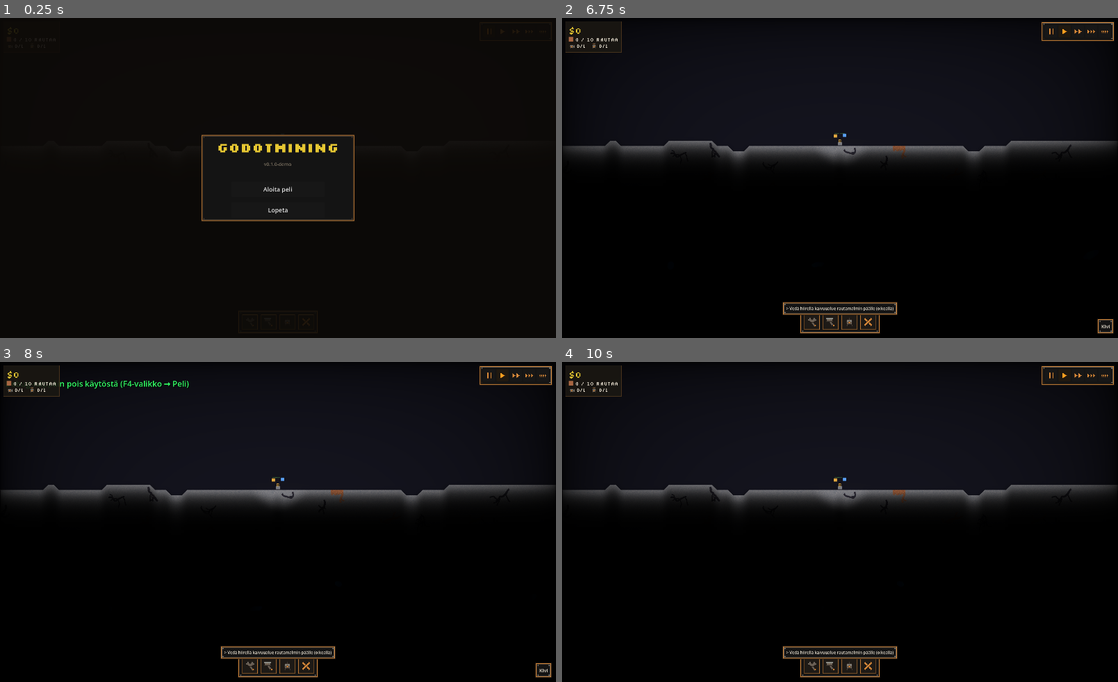
Above: before the commit, frames 1-4 (two rows, left to right).
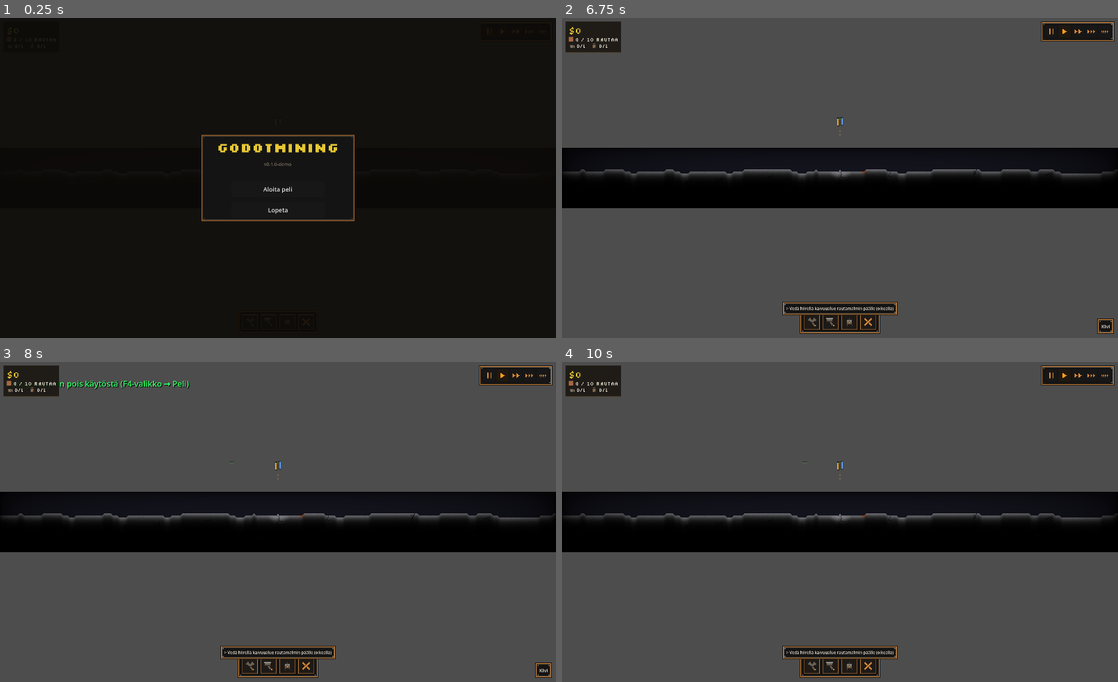
Above: after the commit, the same moments.

Repository: Orveli/GodotMining
Game: Godot game, scene res://scenes/main.tscn
The game is run twice, just before and just after one commit, with the same random seed, the same clock (stepped at 60 frames per second) and the same inputs.
Inputs (mouse positions are in pixels of both pictures, inside the frame that each line leads up to):
- Up to frame 1 (0.25 s): no input
- Up to frame 2 (6.75 s): click (812, 322) at 0.5 s; click (828, 322) at 1.25 s; click (851, 322) at 2 s; click (1051, 30) at 2.77 s; click (1062, 30) at 3.52 s; click (1079, 30) at 4.27 s; click (1090, 30) at 5.02 s; click (1106, 30) at 5.77 s; click "Aloita peli" at 6.5 s
- Up to frame 3 (8 s): tap Enter at 7.25 s; move the mouse to (400, 506) at 7.27 s; hold D from 7.28 s (still down); tap P at 7.35 s; click (400, 506) at 7.42 s
- Up to frame 4 (10 s): release D at 8 s; tap Space at 8, 9.5 s; drag from (728, 538) to (812, 586) at 8.02 s; tap Enter at 8.75 s; move the mouse to (895, 451) at 8.77 s; hold D 8.78-9.5 s; tap 1 at 8.85 s; drag from (812, 586) to (673, 474) at 9.52 s

The runs differ from the first frame. In frame 2, 80% of the frame differs, in the area x 0-100%, y 0-100%; in frame 3, 80%; in frame 4, 80%.

Commit message:
P1: sim wrap (GPU + CPU-CA) + planet_geom.gd + koko 4096x448
- UUSI planet_geom.gd: kanoninen wrap-kontrakti (spec S3/P1 verbatim, 4-space kuten P3)
- simulation.glsl: wrap_x kaikissa x-naapurikohdissa; Margolus-faasi + push constant ennallaan
- pixel_world.gd: SIM_WIDTH=4096 SIM_HEIGHT=448 + _step_cpu_ca peilaa GLSL-wrappayksen

Co-Authored-By: Claude Fable 5 <noreply@anthropic.com>
Claude-Session: https://claude.ai/code/session_013g8DmvZHFxxudy1PsX4hJo

Diff:
--- a/scripts/pixel_world.gd
+++ b/scripts/pixel_world.gd
@@ -29,8 +29,10 @@
 const MAT_COPPER := 20  # Kupari — malmi, syvyysvyöhyke keskisyvä
 const MAT_RARE_EARTH := 21  # Rare earth — harvinaisin ja arvokkain malmi, syvimmällä
 
-const SIM_WIDTH := 1664
-const SIM_HEIGHT := 960
+# Planeetta (SPEC_planet §2.2): x = kulma planeetan ympäri (wräppää saumassa),
+# y = syvyys kohti ydintä (ei wräppää). W parillinen (Margolus-invariantti).
+const SIM_WIDTH := 4096
+const SIM_HEIGHT := 448
 const TOTAL := SIM_WIDTH * SIM_HEIGHT
 const W := SIM_WIDTH
 
@@ -5461,10 +5463,12 @@
 	if _ca_bounds.size.x <= 0 or _ca_bounds.size.y <= 0:
 		return
 	# Rajaa iterointi aktiiviselle alueelle (skenaarioissa muu grid on tyhjaa) — muuten koko
-	# 1664x960 skannaus GDScriptissa olisi liian hidas (~1 fps). Kasitellaan alhaalta ylos, jotta
+	# 4096x448 skannaus GDScriptissa olisi liian hidas (~1 fps). Kasitellaan alhaalta ylos, jotta
 	# kukin solu liikkuu korkeintaan yhden askeleen/frame. Vuorotellaan vaakaskannaus symmetrian vuoksi.
-	var x_lo: int = maxi(_ca_bounds.position.x, 1)                       # x-1 pysyy rajoissa
-	var x_hi: int = mini(_ca_bounds.position.x + _ca_bounds.size.x, W - 1)  # exclusive; x+1 pysyy rajoissa
+	# Planeetta: x-naapurit wräppäävät saumassa (PlanetGeom.wrap_x) — peilaa simulation.glsl:aa.
+	# y-rajat sailyvat (below-rivi pysyy [0,SIM_HEIGHT) sisalla).
+	var x_lo: int = maxi(_ca_bounds.position.x, 0)                       # sallii saumasolun x=0
+	var x_hi: int = mini(_ca_bounds.position.x + _ca_bounds.size.x, W)   # exclusive; sallii saumasolun x=W-1
 	var y_lo: int = maxi(_ca_bounds.position.y, 0)
 	var y_hi: int = mini(_ca_bounds.position.y + _ca_bounds.size.y, SIM_HEIGHT - 1)  # exclusive; below pysyy rajoissa
 	if x_lo >= x_hi or y_lo >= y_hi:
@@ -5473,6 +5477,7 @@
 	var y := y_hi - 1
 	while y >= y_lo:
 		var row := y * W
+		var below_row := row + W
 		var xs := -1 if flip else 1
 		var x := (x_hi - 1) if flip else x_lo
 		var x_end := (x_lo - 1) if flip else x_hi
@@ -5486,25 +5491,32 @@
 				or mat == MAT_COPPER or mat == MAT_RARE_EARTH
 			var liquid := mat == MAT_WATER or mat == MAT_OIL
 			if granular or liquid:
-				var below := idx + W
+				# x-naapurit wräppäävät saumassa (x=0:n vasen = W-1 jne.)
+				var xl := PlanetGeom.wrap_x(x - 1, W)
+				var xr := PlanetGeom.wrap_x(x + 1, W)
+				var below := below_row + x
 				if grid[below] == MAT_EMPTY:
 					_ca_move(idx, below)
 				else:
-					var dl_ok := grid[below - 1] == MAT_EMPTY
-					var dr_ok := grid[below + 1] == MAT_EMPTY
+					var below_l := below_row + xl
+					var below_r := below_row + xr
+					var dl_ok := grid[below_l] == MAT_EMPTY
+					var dr_ok := grid[below_r] == MAT_EMPTY
 					if dl_ok or dr_ok:
 						var go_left := dl_ok
 						if dl_ok and dr_ok:
 							go_left = (randi() & 1) == 0
-						_ca_move(idx, below - 1 if go_left else below + 1)
+						_ca_move(idx, below_l if go_left else below_r)
 					elif liquid:
-						var l_ok := grid[idx - 1] == MAT_EMPTY
-						var r_ok := grid[idx + 1] == MAT_EMPTY
+						var side_l := row + xl
+						var side_r := row + xr
+						var l_ok := grid[side_l] == MAT_EMPTY
+						var r_ok := grid[side_r] == MAT_EMPTY
 						if l_ok or r_ok:
 							var left2 := l_ok
 							if l_ok and r_ok:
 								left2 = (randi() & 1) == 0
-							_ca_move(idx, idx - 1 if left2 else idx + 1)
+							_ca_move(idx, side_l if left2 else side_r)
 			x += xs
 		y -= 1
 
--- /dev/null
+++ b/scripts/planet_geom.gd
@@ -0,0 +1,33 @@
+class_name PlanetGeom
+extends RefCounted
+
+# Wrappaa x-koordinaatin valille [0, w). Toimii myos negatiivisille.
+static func wrap_x(x: int, w: int) -> int:
+    return ((x % w) + w) % w
+
+# Lyhin etumerkillinen x-erotus toruksessa: tulos valilla (-w/2, w/2].
+# Kayta AINA kun lasketaan "suuntaa" tai "etaisyytta" x:ssa (heuristiikka, liike, separaatio).
+static func wrap_dx(from_x: float, to_x: float, w: float) -> float:
+    var d := to_x - from_x
+    d = fposmod(d + w * 0.5, w) - w * 0.5
+    return d
+
+# Lyhin toroidaalinen euklidinen etaisyys (x wrap, y suora).
+static func torus_dist(a: Vector2, b: Vector2, w: float) -> float:
+    var dx := wrap_dx(a.x, b.x, w)
+    var dy := b.y - a.y
+    return sqrt(dx * dx + dy * dy)
+
+# Polaarigeometria (P5/P6 kayttaa). r_surface = w / (2*PI).
+static func r_surface(w: float) -> float:
+    return w / TAU
+
+# grid (x,y) -> napa (kulma rad, sade px). Kulmaan EI lisata kameraoffsettia (se on P5:ssa).
+static func grid_to_polar(gx: float, gy: float, w: float) -> Vector2:
+    return Vector2((gx / w) * TAU, r_surface(w) - gy)
+
+# napa (kulma, sade) -> grid (x wräpätty [0,w), y clampaamaton — kutsuja clamppaa).
+static func polar_to_grid(theta: float, radius: float, w: float) -> Vector2:
+    var gx := fposmod(theta / TAU * w, w)
+    var gy := r_surface(w) - radius
+    return Vector2(gx, gy)
Not shown, changed: shaders/simulation.glsl
